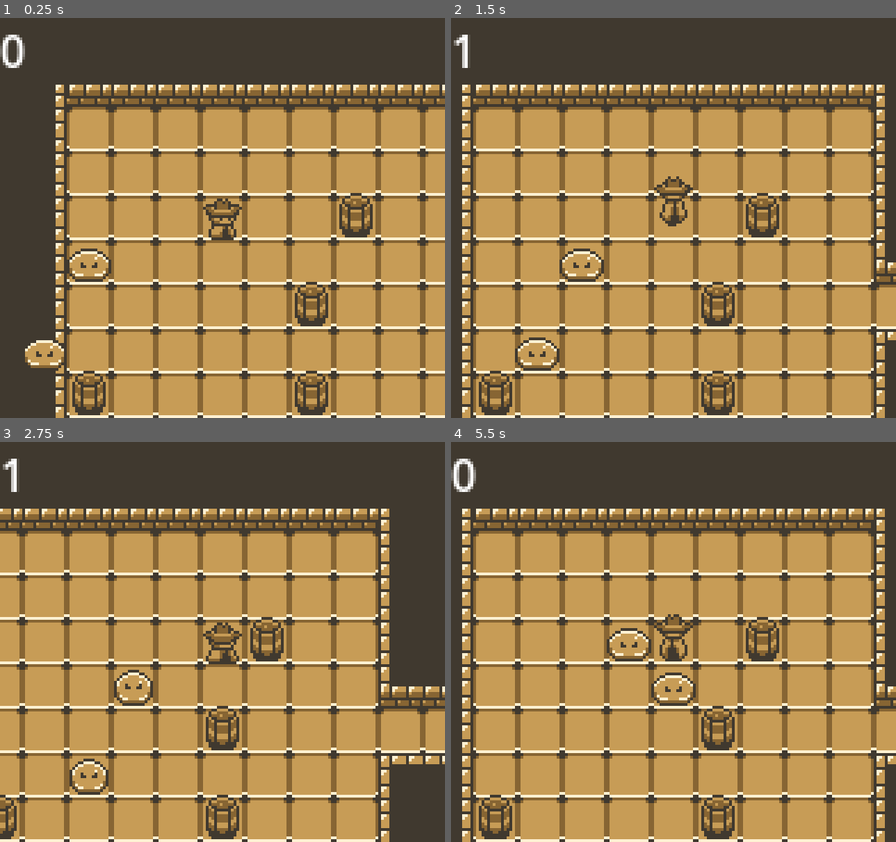
Above: before the commit, frames 1-4 (two rows, left to right).
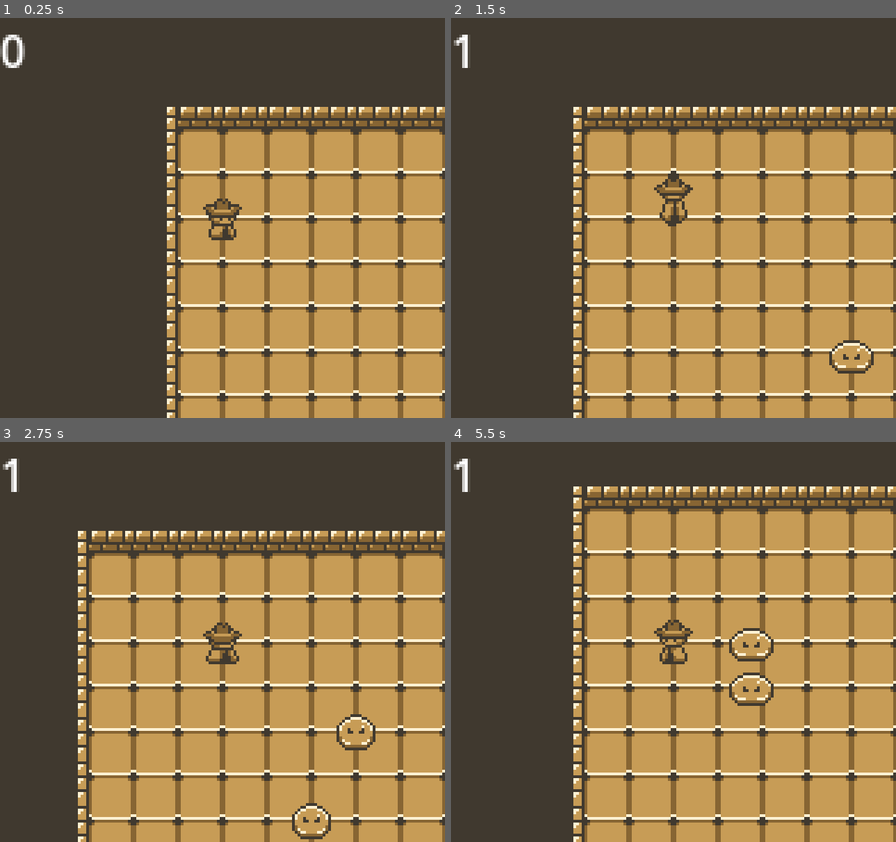
Above: after the commit, the same moments.

Repository: ThGnommy/gb-jam-13
Game: Godot game, scene res://scenes/levels/FabioTest.tscn
The game is run twice, just before and just after one commit, with the same random seed, the same clock (stepped at 60 frames per second) and the same inputs.
Inputs:
- Up to frame 1 (0.25 s): no input
- Up to frame 2 (1.5 s): hold Right (right) 0.53-1.28 s; hold Down (down) from 1.28 s (still down)
- Up to frame 3 (2.75 s): release Down (down) at 2.03 s; hold Right (right) from 2.03 s (still down)
- Up to frame 4 (5.5 s): release Right (right) at 2.78 s; hold W (shootUp) 2.78-3.53 s; hold Left (left) 3.53-5.03 s; hold Down (down) from 5.03 s (still down)

The runs differ from the first frame. In frame 1, 45% of the frame differs, in the area x 5-100%, y 16-100%; in frame 2, 49%; in frame 3, 51%; in frame 4, 53%, in the area x 0-100%, y 4-100%.

Commit message:
reset tilemap position to zero

Diff:
--- a/project.godot
+++ b/project.godot
@@ -12,7 +12,7 @@
 
 config/name="GBJam13"
 run/main_scene="uid://bcxprgultfrn3"
-config/features=PackedStringArray("4.4", "Mobile")
+config/features=PackedStringArray("4.5", "Mobile")
 boot_splash/use_filter=false
 config/icon="res://icon.svg"
 boot_splash/minimum_display_time=2000
--- a/scenes/levels/FabioTest.tscn
+++ b/scenes/levels/FabioTest.tscn
@@ -351,7 +351,7 @@
 [node name="Main" type="Node2D"]
 
 [node name="Player" parent="." instance=ExtResource("1_du1ks")]
-position = Vector2(160, 64)
+position = Vector2(32, 0)
 animation_speed = 3.0
 
 [node name="Camera2D" type="Camera2D" parent="Player"]
@@ -417,14 +417,12 @@
 [node name="WallsLayer" type="TileMapLayer" parent="."]
 z_index = -2
 use_parent_material = true
-position = Vector2(88, 56)
 tile_map_data = PackedByteArray("AAANAAgAAAACAAIAAAANAAcAAAACAAIAAAANAAYAAAACAAIAAAANAAUAAAACAAIAAAANAAQAAAACAAIAAAANAA …(18576 unchanged characters)…
 tile_set = SubResource("TileSet_rssyh")
 
 [node name="GroundLayer" type="TileMapLayer" parent="."]
 z_index = -3
 use_parent_material = true
-position = Vector2(88, 56)
 tile_map_data = PackedByteArray("AAANAAgAAAAAAAAAAAANAAcAAAAAAAAAAAANAAYAAAAAAAAAAAANAAUAAAAAAAAAAAANAAQAAAAAAAAAAAANAA …(20192 unchanged characters)…
 tile_set = SubResource("TileSet_rssyh")
 
--- a/shaders/2_lighting.gdshader
+++ b/shaders/2d_light.gdshader
@@ -2,7 +2,6 @@
 
 uniform sampler2D screen_texture : hint_screen_texture, repeat_disable, filter_nearest;
 
-uniform float brightness : hint_range(-1, 1) = 0;
 uniform sampler2D source_palette;
 
 void fragment() {
Not shown, changed: assets/sprites/Enemies/Cannon-Sheet.png.import
Not shown, changed: assets/sprites/Enemies/Cowboy-Sheet.png.import
Not shown, changed: assets/sprites/Enemies/Slime-Sheet.png.import
Not shown, changed: assets/sprites/Environment/Barrel.png.import
Not shown, changed: assets/sprites/Environment/Beer-Sheet.png.import
Not shown, changed: assets/sprites/Environment/BigExplosion-Sheet.png.import
Not shown, changed: assets/sprites/Environment/Block-Sheet.png.import
Not shown, changed: assets/sprites/Environment/Chest-Sheet.png.import
Not shown, changed: assets/sprites/Environment/FourLeafClover-Sheet.png.import
Not shown, changed: assets/sprites/Environment/FourLeafClover.png.import
Not shown, changed: assets/sprites/Environment/Mirror-Sheet.png.import
Not shown, changed: assets/sprites/Environment/TileSet.png.import
(and 10 more such lines)
